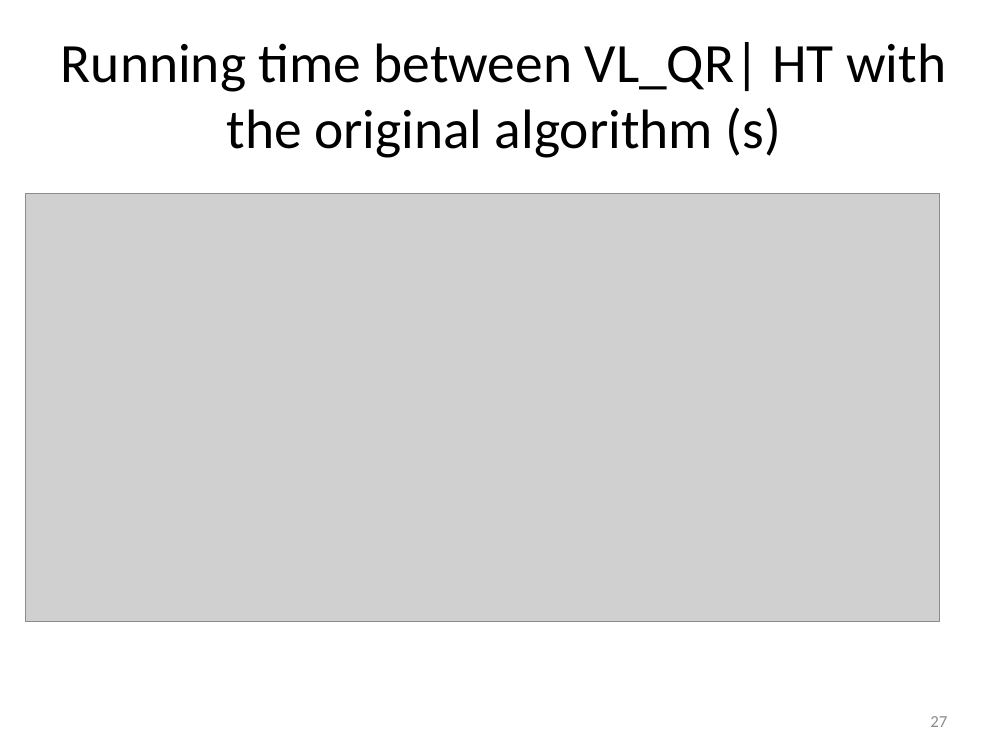
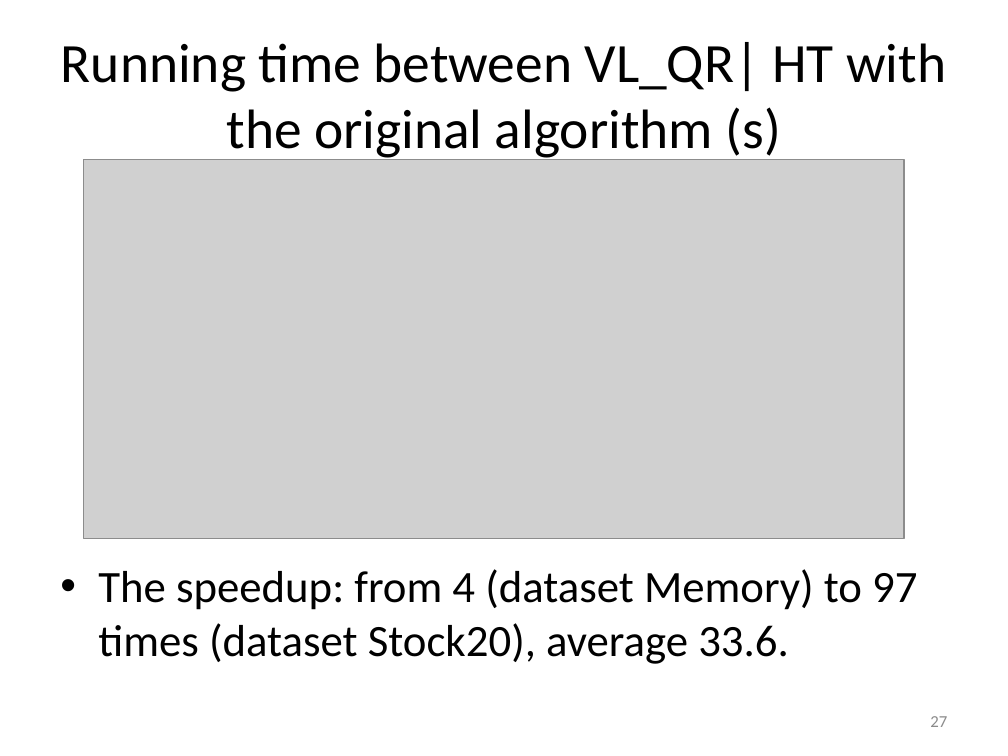
Before and after one commit to vyngo/caohoc-project-name, a slide deck: slide 27 of Report/pre.pptx. Drawn at 1008x756 pixels with LibreOffice and Linux fonts; fonts in the diff are those of the drawing; grey boxes stand for pictures. Boxes give left, top, right and bottom in pixels: in the first picture for what was removed or moved away, otherwise in the second. Text is boxed around its words. In the diff, an @@ line names an element or a change of style, - is before the commit and + after.

```diff
--- a/Report/pre.pptx
+++ b/Report/pre.pptx
@@ picture: place and size @@
-picture at [25, 194, 939, 622]
+picture at [84, 159, 904, 538]
@@ text added at [98, 569, 917, 664], 32 pt, text #000000 @@
+• The speedup: from 4 (dataset Memory) to 97 times (dataset Stock20), average 33.6.
```
Also in this commit, not shown: 15 other slides changed.
